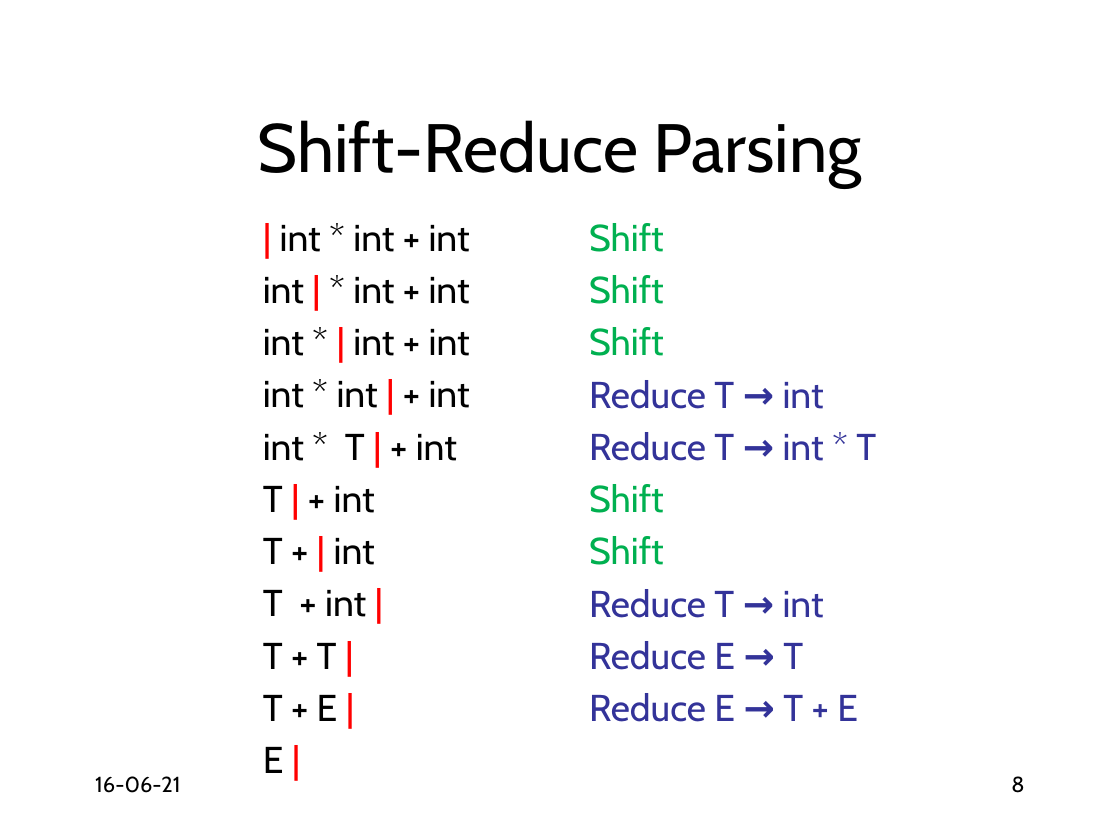
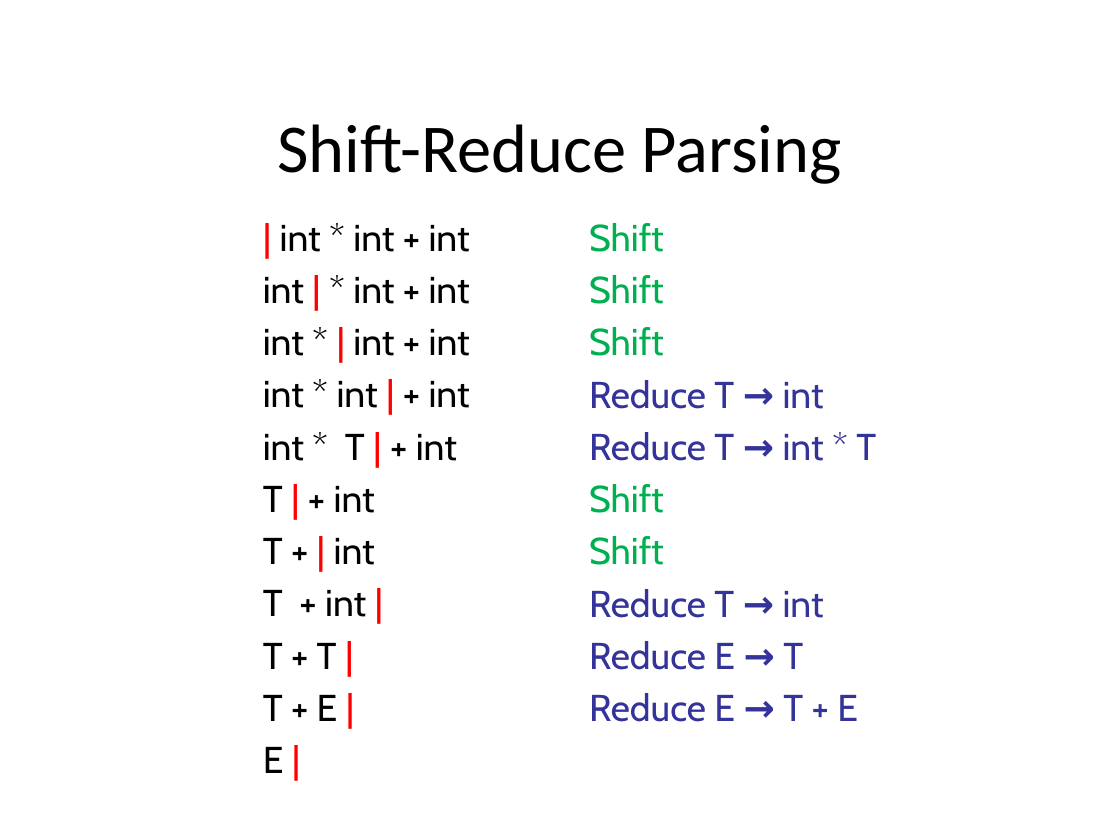
Before and after one commit to anoopsarkar/compilers-class, a slide deck: slide 8 of assets/ppt/parsing/lr1-shift-reduce-parsing.pptx. Drawn at 1120x840 pixels with LibreOffice and Linux fonts; fonts in the diff are those of the drawing. Boxes give left, top, right and bottom in pixels: in the first picture for what was removed or moved away, otherwise in the second. Text is boxed around its words. In the diff, an @@ line names an element or a change of style, - is before the commit and + after.

```diff
--- a/assets/ppt/parsing/lr1-shift-reduce-parsing.pptx
+++ b/assets/ppt/parsing/lr1-shift-reduce-parsing.pptx
@@ title "Shift-Reduce Parsing" at box(277, 124, 842, 184): font Cabin to Calibri @@
@@ text removed at box(95, 776, 180, 793) @@
-16-06-21
@@ page number removed at box(1011, 776, 1024, 793) @@
-8
```
Also in this commit, not shown: 15 other slides changed, 2 other files.
